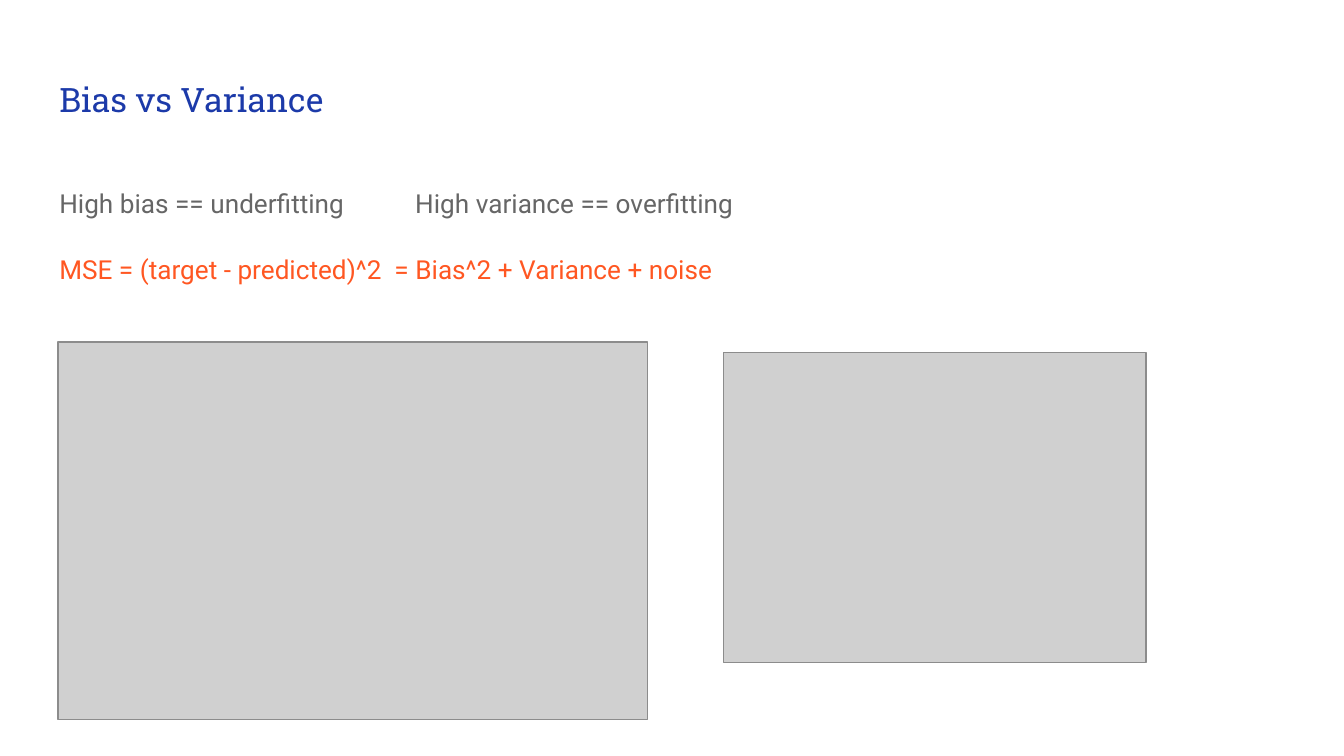
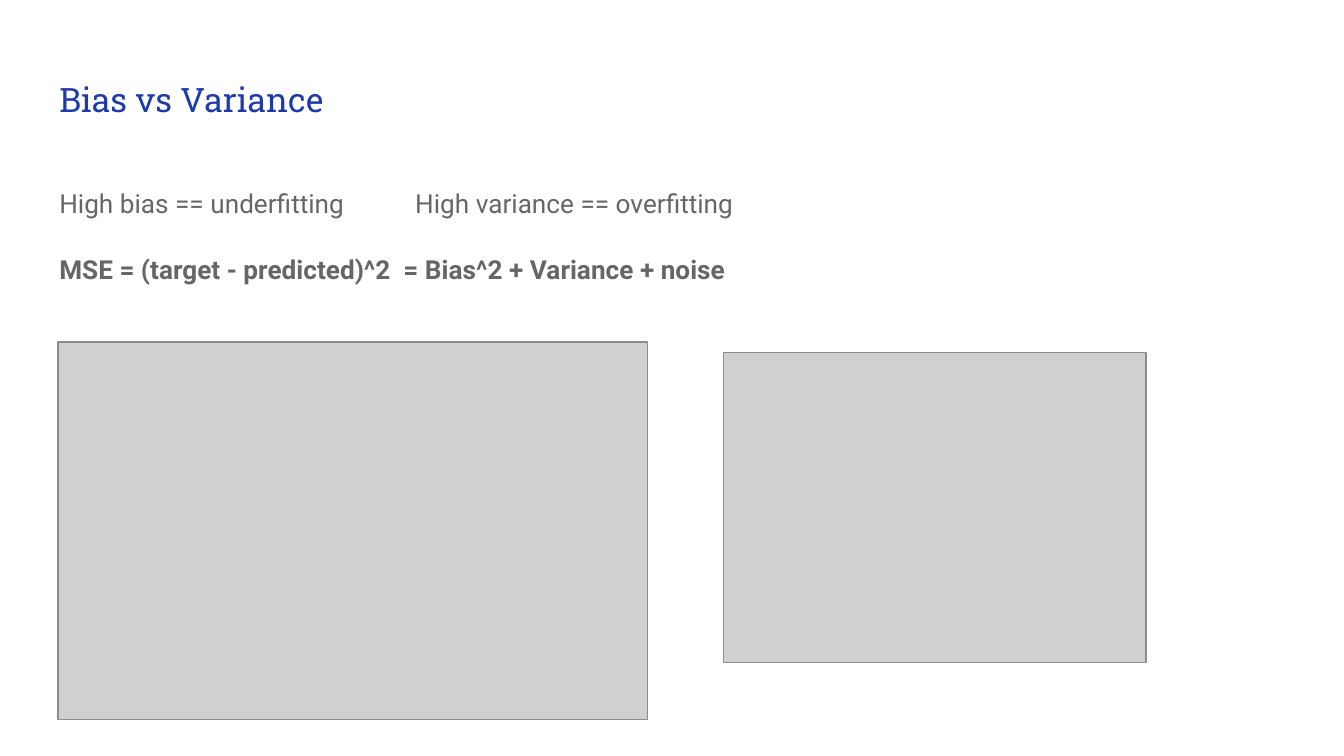
Before and after one commit to timestocome/DeepLearning-Talks, a slide deck: slide 18 of NeuralNets (under the hood)/Neural Network Math.pptx. Drawn at 1344x756 pixels with LibreOffice and Linux fonts; fonts in the diff are those of the drawing; grey boxes stand for pictures. Boxes give left, top, right and bottom in pixels: in the first picture for what was removed or moved away, otherwise in the second. Text is boxed around its words. In the diff, an @@ line names an element or a change of style, - is before the commit and + after.

```diff
--- a/NeuralNets (under the hood)/Neural Network Math.pptx
+++ b/NeuralNets (under the hood)/Neural Network Math.pptx
@@ text at [59, 258, 725, 285]: text colour #FF5722 to #666666, bold on in "MSE = (target - predicted)^2 = Bias^2 ..." @@
```
Also in this commit, not shown: 15 other slides changed, 1 other file.
